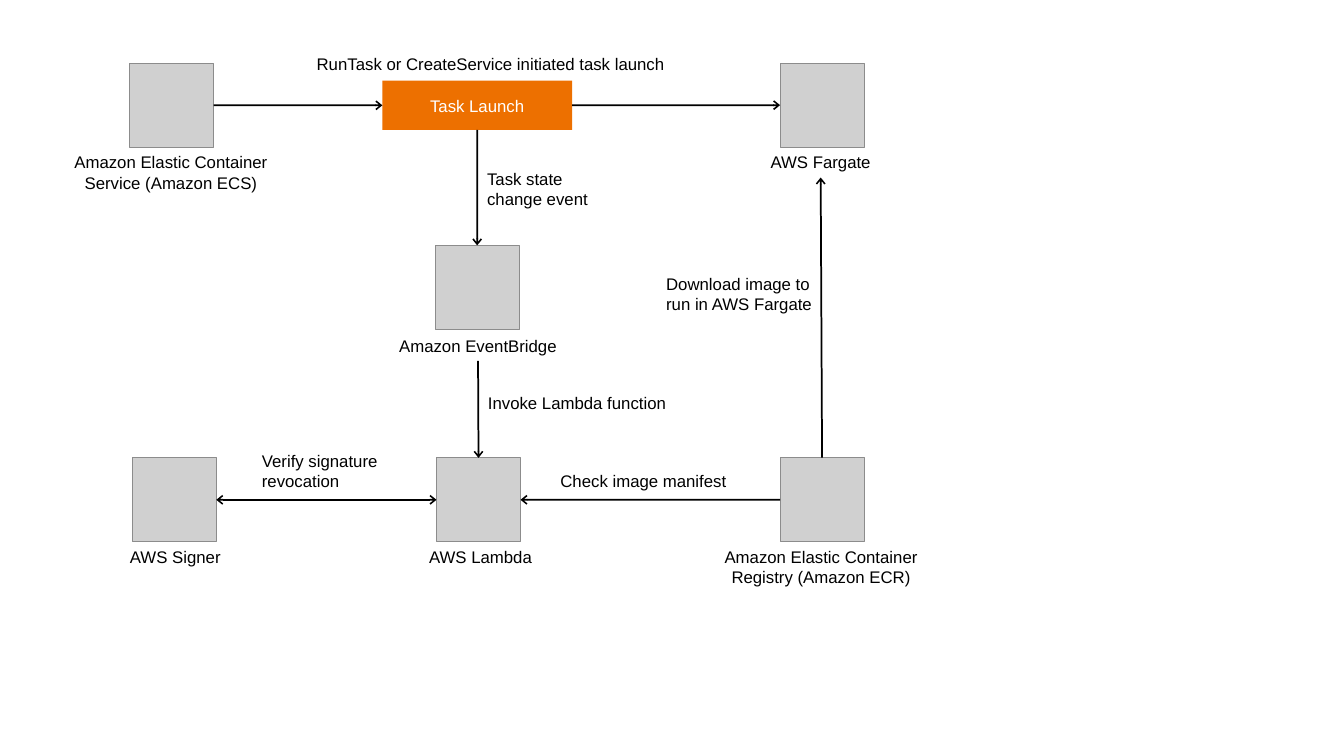
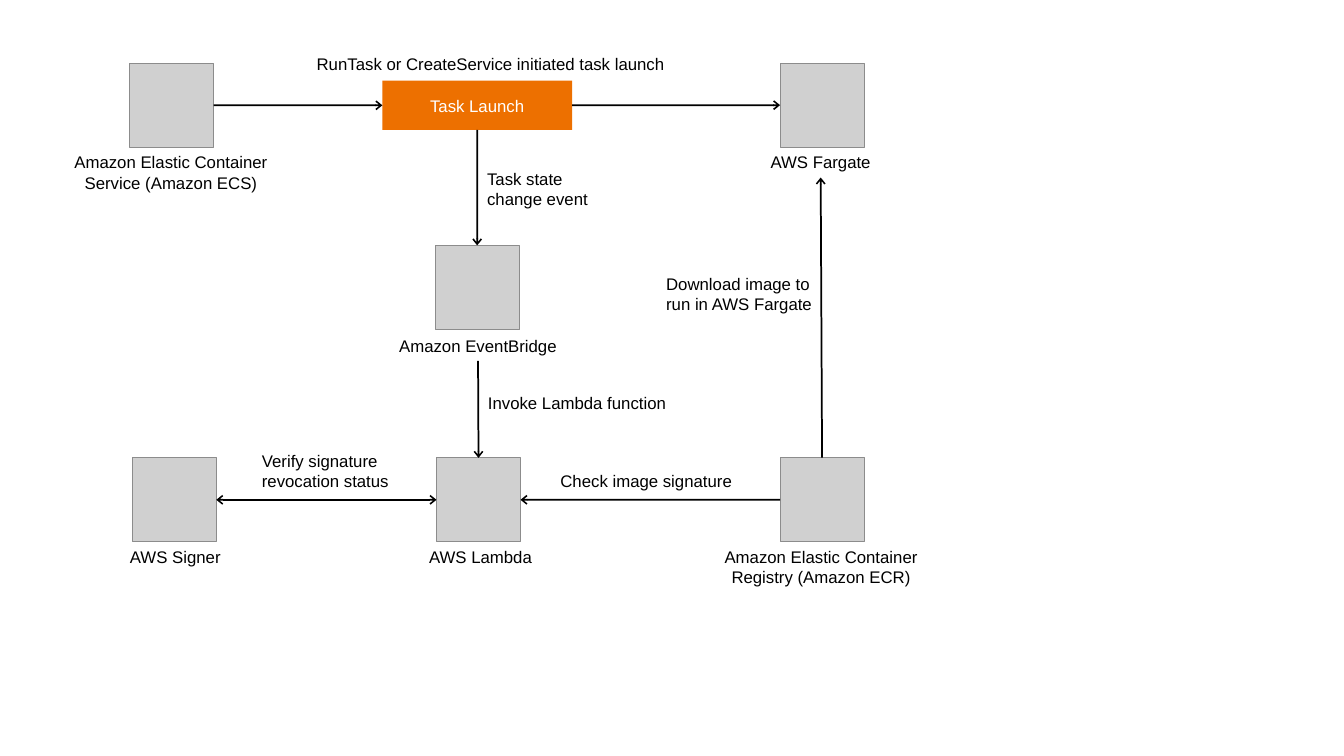
Before and after one commit to aws-samples/container-patterns, a slide deck: slide 1 of pattern/ecs-fargate-container-image-signing-and-verification/diagram.pptx. Drawn at 1344x756 pixels with LibreOffice and Linux fonts; fonts in the diff are those of the drawing; grey boxes stand for pictures. Boxes give left, top, right and bottom in pixels: in the first picture for what was removed or moved away, otherwise in the second. Text is boxed around its words. In the diff, an @@ line names an element or a change of style, - is before the commit and + after.

```diff
--- a/pattern/ecs-fargate-container-image-signing-and-verification/diagram.pptx
+++ b/pattern/ecs-fargate-container-image-signing-and-verification/diagram.pptx
@@ text at (x1=262, y1=455, x2=389, y2=487): text changed @@
-Verify signature revocation
+Verify signature revocation status
@@ text at (x1=560, y1=475, x2=732, y2=491): text changed @@
-Check image manifest
+Check image signature
```
Also in this commit, not shown: 1 other file.
